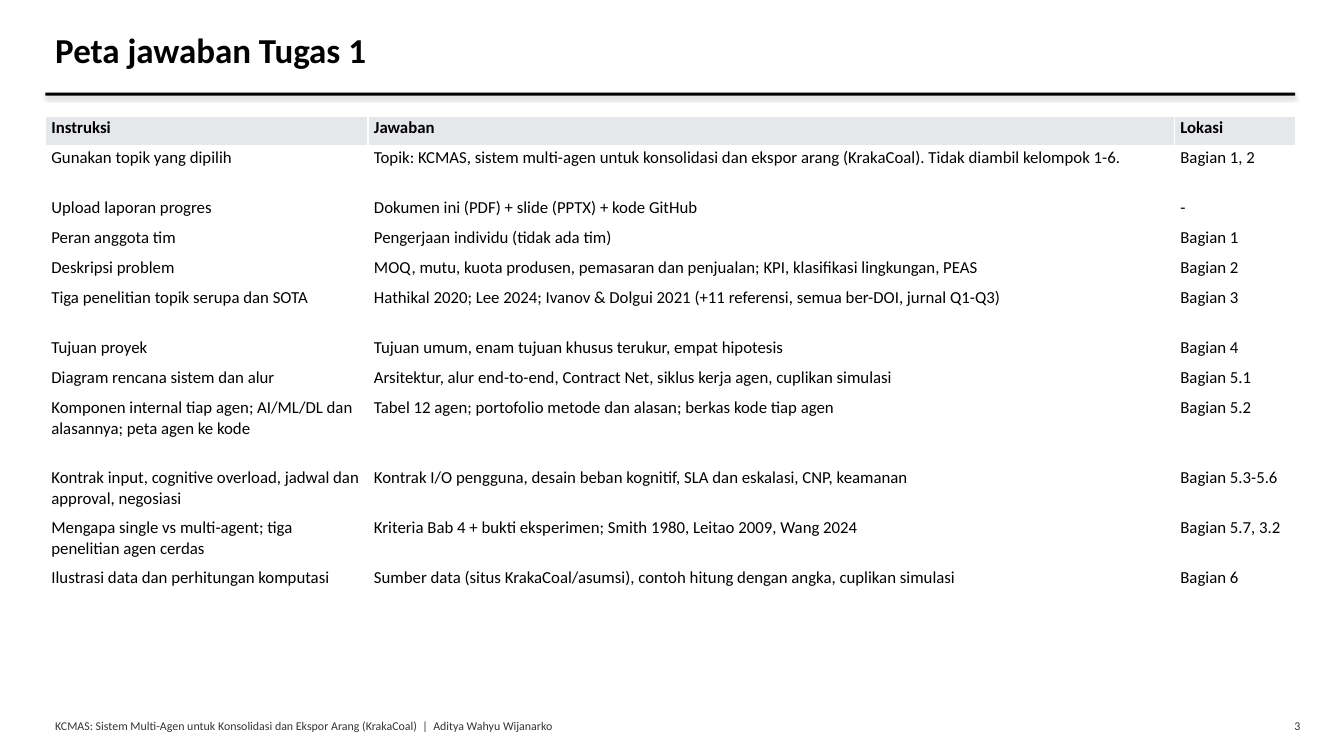
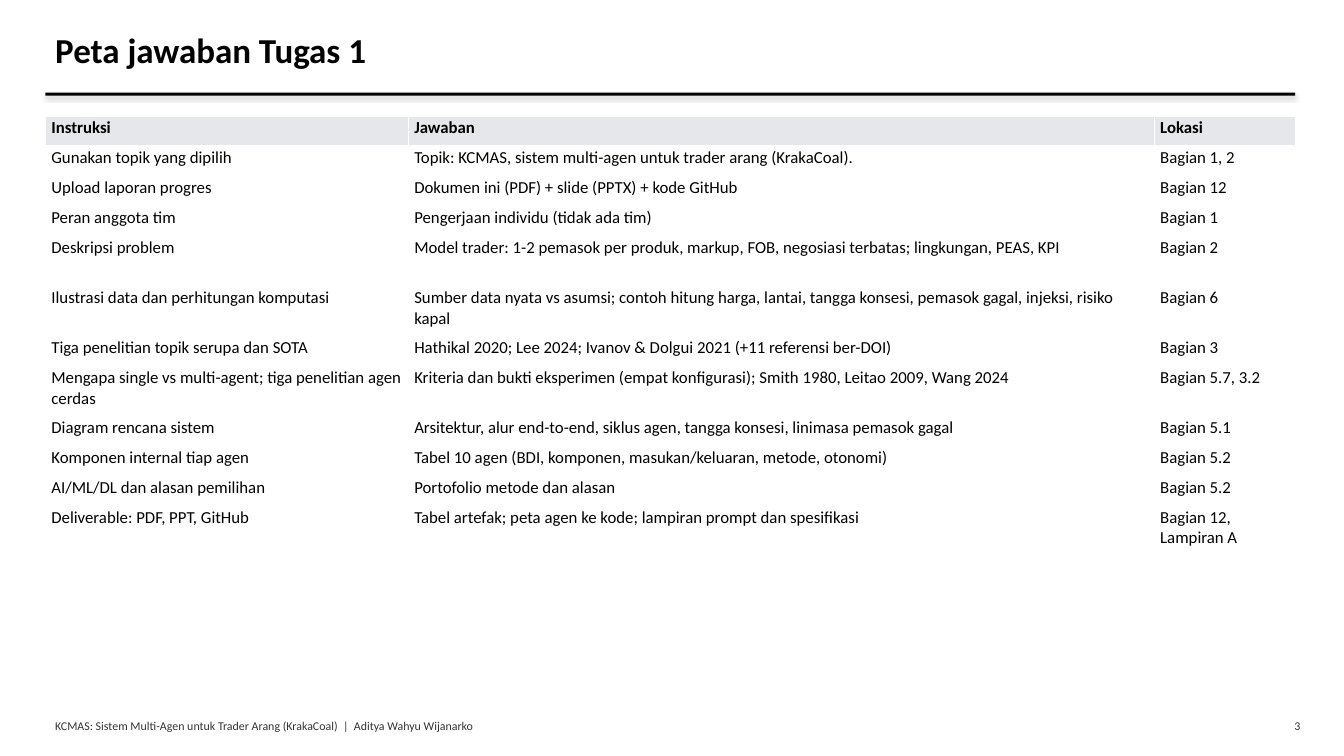
Before and after one commit to AdityaIKO/Agentic-Enterprise, a slide deck: slide 3 of docs/Presentasi_Tugas1.pptx. Drawn at 1344x756 pixels with LibreOffice and Linux fonts; fonts in the diff are those of the drawing. Boxes give left, top, right and bottom in pixels: in the first picture for what was removed or moved away, otherwise in the second. Text is boxed around its words. In the diff, an @@ line names an element or a change of style, - is before the commit and + after.

```diff
--- a/docs/Presentasi_Tugas1.pptx
+++ b/docs/Presentasi_Tugas1.pptx
@@ table at box(45, 116, 1296, 557) @@
-row 2, column 2: Topik: KCMAS, sistem multi-agen untuk konsolidasi dan ekspor arang (KrakaCoal). Tidak diambil kelompok 1-6.
+row 2, column 2: Topik: KCMAS, sistem multi-agen untuk trader arang (KrakaCoal).
-row 3, column 3: -
+row 3, column 3: Bagian 12
-row 5, column 2: MOQ, mutu, kuota produsen, pemasaran dan penjualan; KPI, klasifikasi lingkungan, PEAS
+row 5, column 2: Model trader: 1-2 pemasok per produk, markup, FOB, negosiasi terbatas; lingkungan, PEAS, KPI
-row 6: Tiga penelitian topik serupa dan SOTA | Hathikal 2020; Lee 2024; Ivanov & Dolgui 2021 (+11 referensi, semua ber-DOI, jurnal Q1-Q3) | Bagian 3
+row 6: Ilustrasi data dan perhitungan komputasi | Sumber data nyata vs asumsi; contoh hitung harga, lantai, tangga konsesi, pemasok gagal, injeksi, risiko kapal | Bagian 6
-row 7: Tujuan proyek | Tujuan umum, enam tujuan khusus terukur, empat hipotesis | Bagian 4
+row 7: Tiga penelitian topik serupa dan SOTA | Hathikal 2020; Lee 2024; Ivanov & Dolgui 2021 (+11 referensi ber-DOI) | Bagian 3
-row 8: Diagram rencana sistem dan alur | Arsitektur, alur end-to-end, Contract Net, siklus kerja agen, cuplikan simulasi | Bagian 5.1
+row 8: Mengapa single vs multi-agent; tiga penelitian agen cerdas | Kriteria dan bukti eksperimen (empat konfigurasi); Smith 1980, Leitao 2009, Wang 2024 | Bagian 5.7, 3.2
-row 9: Komponen internal tiap agen; AI/ML/DL dan alasannya; peta agen ke kode | Tabel 12 agen; portofolio metode dan alasan; berkas kode tiap agen | Bagian 5.2
+row 9: Diagram rencana sistem | Arsitektur, alur end-to-end, siklus agen, tangga konsesi, linimasa pemasok gagal | Bagian 5.1
-row 10: Kontrak input, cognitive overload, jadwal dan approval, negosiasi | Kontrak I/O pengguna, desain beban kognitif, SLA dan eskalasi, CNP, keamanan | Bagian 5.3-5.6
+row 10: Komponen internal tiap agen | Tabel 10 agen (BDI, komponen, masukan/keluaran, metode, otonomi) | Bagian 5.2
-row 11: Mengapa single vs multi-agent; tiga penelitian agen cerdas | Kriteria Bab 4 + bukti eksperimen; Smith 1980, Leitao 2009, Wang 2024 | Bagian 5.7, 3.2
+row 11: AI/ML/DL dan alasan pemilihan | Portofolio metode dan alasan | Bagian 5.2
-row 12: Ilustrasi data dan perhitungan komputasi | Sumber data (situs KrakaCoal/asumsi), contoh hitung dengan angka, cuplikan simulasi | Bagian 6
+row 12: Deliverable: PDF, PPT, GitHub | Tabel artefak; peta agen ke kode; lampiran prompt dan spesifikasi | Bagian 12, Lampiran A
@@ text at box(55, 721, 473, 732): text changed @@
-KCMAS: Sistem Multi-Agen untuk Konsolidasi dan Ekspor Arang (KrakaCoal) | Aditya Wahyu Wijanarko
+KCMAS: Sistem Multi-Agen untuk Trader Arang (KrakaCoal) | Aditya Wahyu Wijanarko
```
Also in this commit, not shown: 27 other slides changed, 25 slides added, 22 slides removed, 53 other files.
